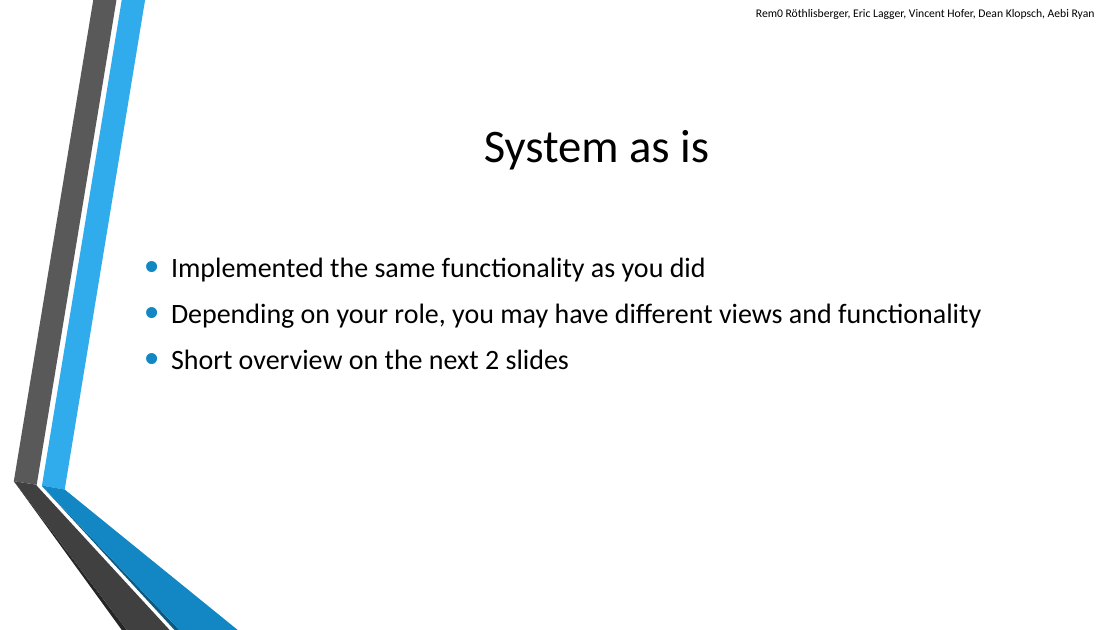
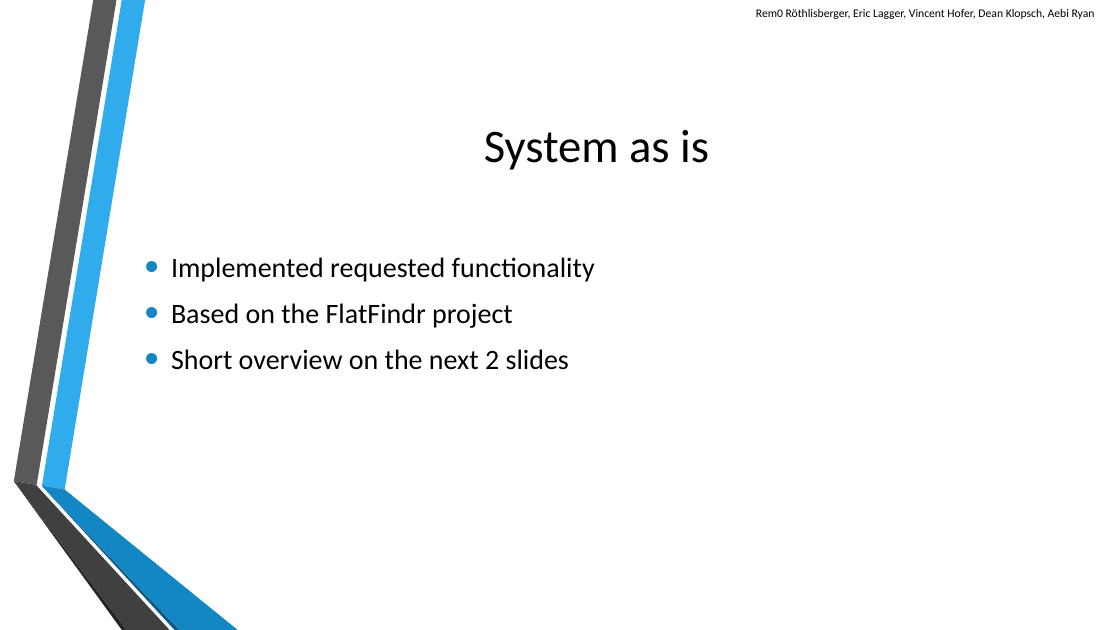
Before and after one commit to scg-unibe-ch/ese2016-team8, a slide deck: slide 7 of baseProject/presentation/Presentation-Team8.pptx. Drawn at 1120x630 pixels with LibreOffice and Linux fonts; fonts in the diff are those of the drawing; background and template pictures are left out. Boxes give left, top, right and bottom in pixels: in the first picture for what was removed or moved away, otherwise in the second. Text is boxed around its words. In the diff, an @@ line names an element or a change of style, - is before the commit and + after.

Commit message:
minor changes to presentation.pptx

```diff
--- a/baseProject/presentation/Presentation-Team8.pptx
+++ b/baseProject/presentation/Presentation-Team8.pptx
@@ text at [171,257,595,328]: text changed @@
-• Implemented the same functionality as you did
-• Depending on your role, you may have different views and functionality
+• Implemented requested functionality
+• Based on the FlatFindr project
```
Also in this commit, not shown: 1 other slide changed.
